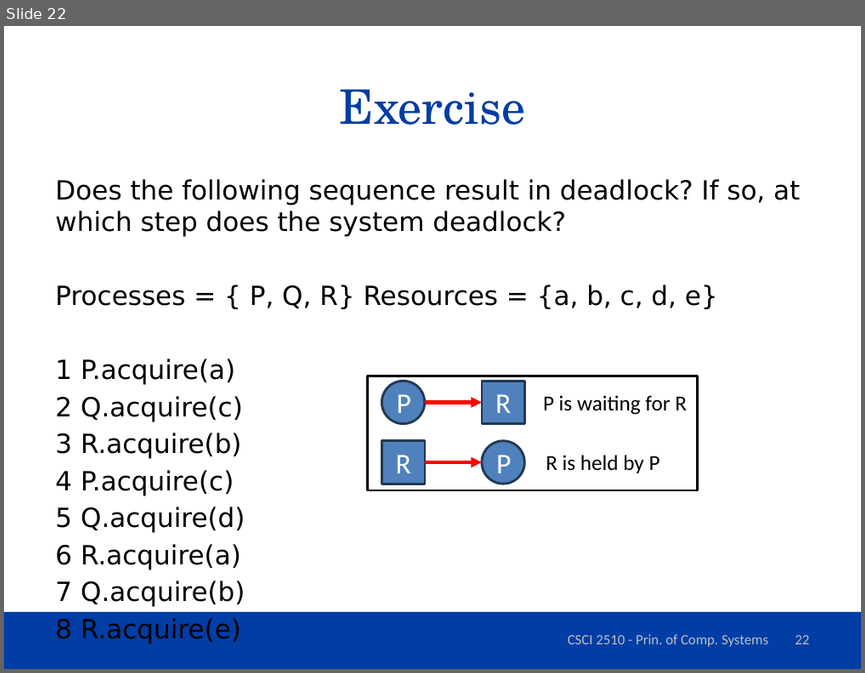
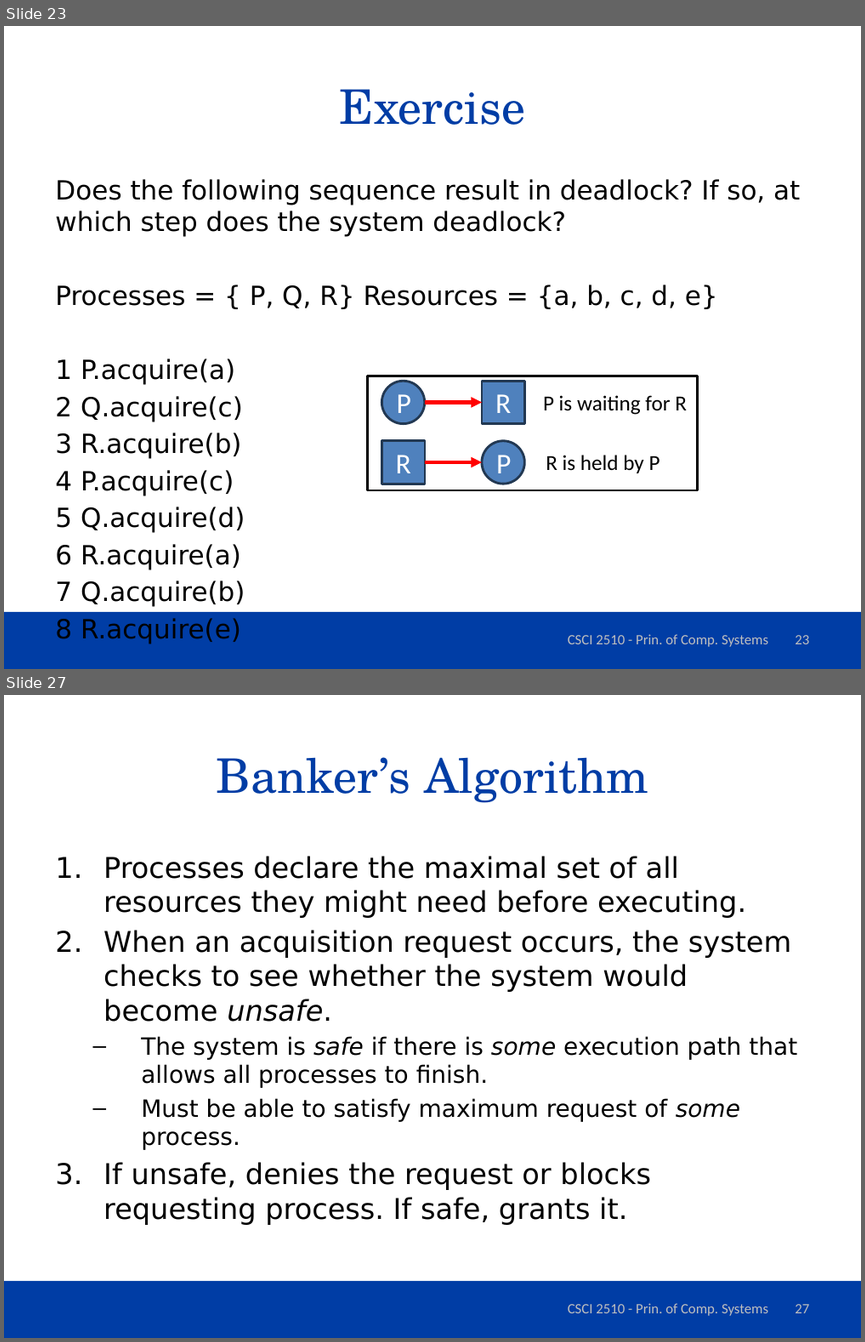
Before and after one commit to dferry/dferry.github.io, a slide deck: csci2510/slides/Deadlock.pptx. Shown one above the other, each under a label of ours: slide 22 before the commit, slides 23 and 27 after it; the slides between them are not shown. The pictures are 865x673 and 865x1342 pixels, drawn with LibreOffice and Linux fonts; fonts in the diff are those of the drawing; background and template pictures are left out. Boxes give left, top, right and bottom in pixels: in the first picture for what was removed or moved away, otherwise in the second. Text is boxed around its words. In the diff, an @@ line names an element or a change of style, - is before the commit and + after.

```diff
--- a/csci2510/slides/Deadlock.pptx
+++ b/csci2510/slides/Deadlock.pptx
@@ slide 27 added at (x1=4, y1=695, x2=861, y2=1338), background #FFFFFF; not listed: 1 template element that a slide beside it also shows @@
@@ title added at (x1=216, y1=757, x2=648, y2=803), 40 pt, text #003DA5 @@
+Banker’s Algorithm
@@ text added at (x1=103, y1=856, x2=797, y2=1225), 24 pt, text #000000 @@
+1. Processes declare the maximal set of all resources they might need before executing.
+2. When an acquisition request occurs, the system checks to see whether the system would become unsafe.
+  – The system is safe if there is some execution path that allows all processes to finish.
+  – Must be able to satisfy maximum request of some process.
+3. If unsafe, denies the request or blocks requesting process. If safe, grants it.
@@ text added at (x1=568, y1=1303, x2=768, y2=1315), 12 pt, text #BFBFBF @@
+CSCI 2510 - Prin. of Comp. Systems
@@ page number added at (x1=794, y1=1304, x2=809, y2=1313), 12 pt, text #BFBFBF @@
+27
@@ what was slide 22 is now slide 23 @@
@@ page number at (x1=794, y1=635, x2=809, y2=644): text changed @@
-22
+23
```
Also in this commit, not shown: 1 slide changed, 12 other slides added, 1 other file.
